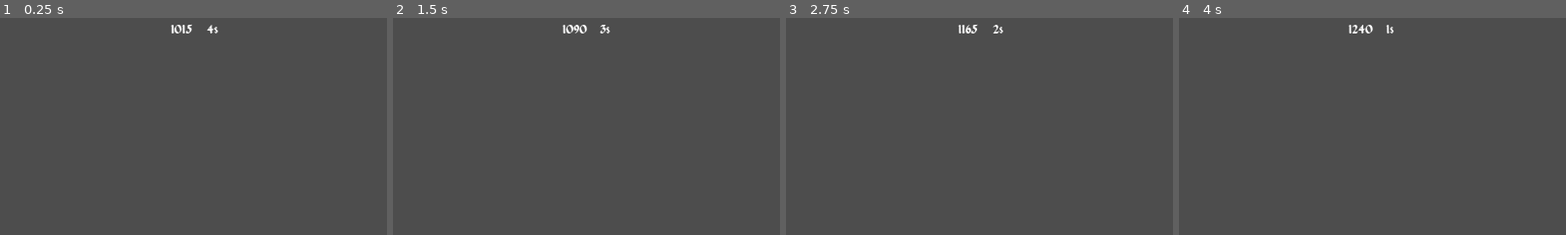
Above: before the commit, frames 1-4 (left to right).
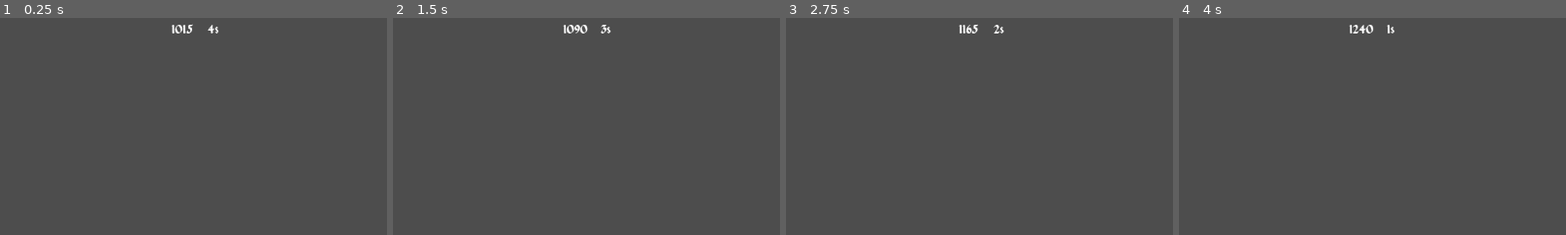
Above: after the commit, the same moments.

Repository: electron35/GMTK_Jam_Dunjunk_shop
Game: Godot game, scene res://GMTK_Jam/MainScene.tscn
Same seed, same stepped clock (60 frames per second), same inputs: the game is played once before the commit and once after it.
Inputs:
- Up to frame 1 (0.25 s): no input
- Up to frame 2 (1.5 s): tap Enter at 0.5 s
- Up to frame 3 (2.75 s): no input
- Up to frame 4 (4 s): no input
The pictures show only the part of the screen within x 25-75%, y 0-50%; the shares and areas given below are measured in that part.

The runs differ from the first frame. In frame 1, 0.2% of the frame differs, in the area x 44-57%, y 2-8%; in frame 2, 0.2%, in the area x 43-57%, y 3-8%; in frame 3, 0.2%; in frame 4, 0.2%.
Error in both runs: Invalid assignment of property or key 'wait_time' with value of type 'float' on a base object of type 'null instance'. (res://GMTK_Jam/script/MoneyUI.gd:6)

Commit message:
Update MainScene.tscn

Diff:
--- a/GMTK_Jam/MainScene.tscn
+++ b/GMTK_Jam/MainScene.tscn
@@ -7,5 +7,5 @@
 [node name="MoneyUI" parent="." instance=ExtResource("1_n71ok")]
 offset_left = 534.0
 offset_top = 1.0
-offset_right = 637.0
+offset_right = 662.0
 offset_bottom = 34.0
